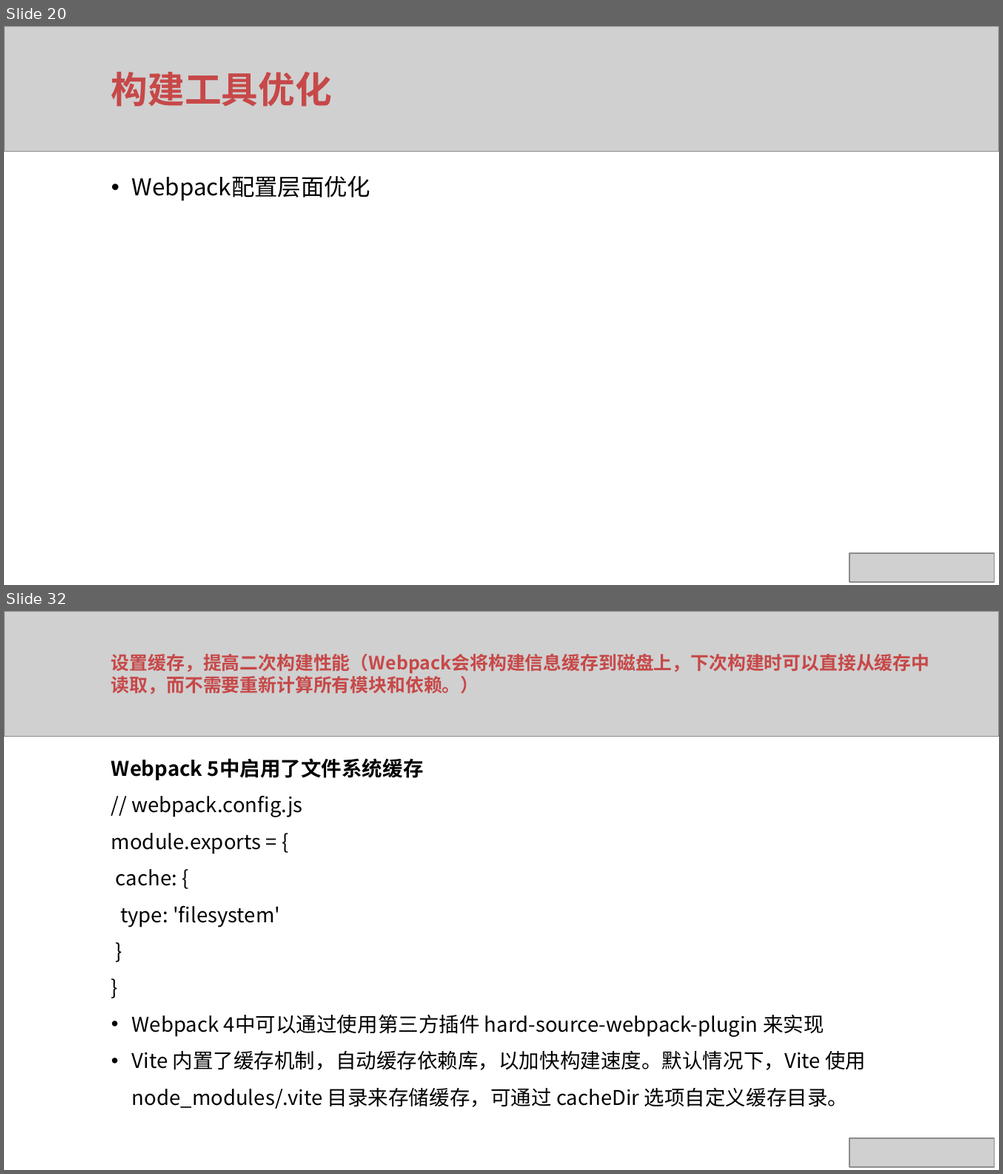
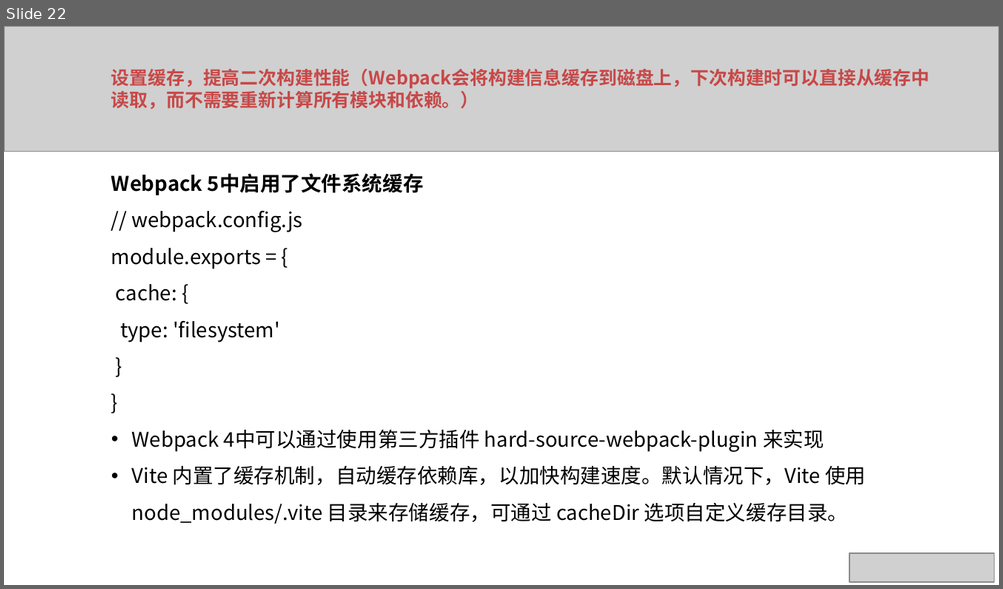
Before and after one commit to xuqunhai/python, a slide deck: rx/Vue项目最佳实践.pptx. Shown one above the other, each under a label of ours: slides 20 and 32 before the commit, slide 22 after it; the slides between them are not shown. The pictures are 1003x1174 and 1003x589 pixels, drawn with LibreOffice and Linux fonts; fonts in the diff are those of the drawing; grey boxes stand for pictures. Boxes give left, top, right and bottom in pixels: in the first picture for what was removed or moved away, otherwise in the second. Text is boxed around its words. In the diff, an @@ line names an element or a change of style, - is before the commit and + after.

```diff
--- a/rx/Vue项目最佳实践.pptx
+++ b/rx/Vue项目最佳实践.pptx
@@ slide 20 removed at (4, 26, 999, 585), background #FFFFFF @@
@@ picture removed at (4, 26, 999, 151) @@
@@ text removed at (111, 72, 332, 107) @@
-构建工具优化
@@ text removed at (132, 176, 370, 201) @@
-• Webpack配置层面优化
@@ picture removed at (849, 554, 993, 583) @@
@@ what was slide 32 is now slide 22 @@
```
Also in this commit, not shown: 4 slides changed, 9 other slides removed, 3 other files.
